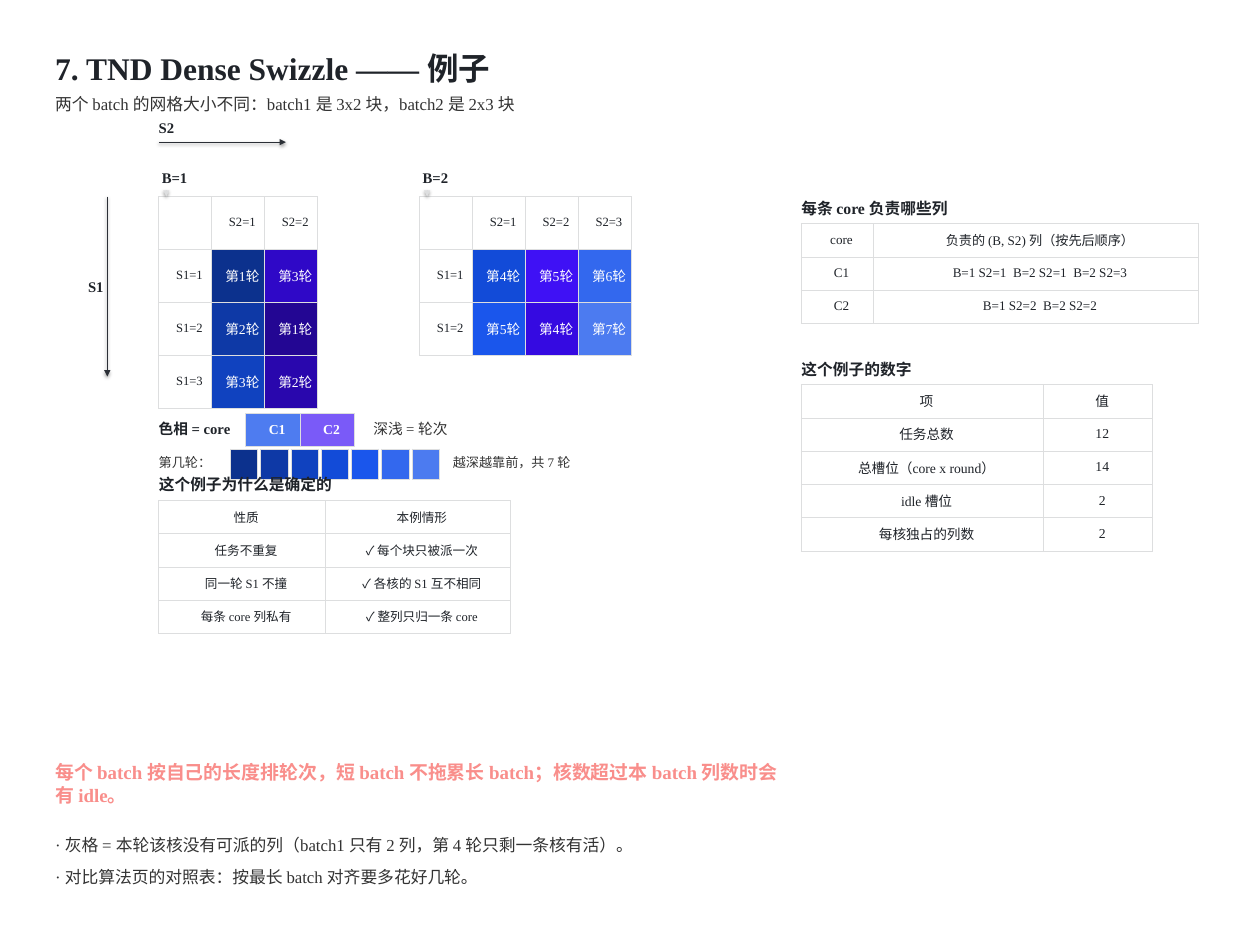
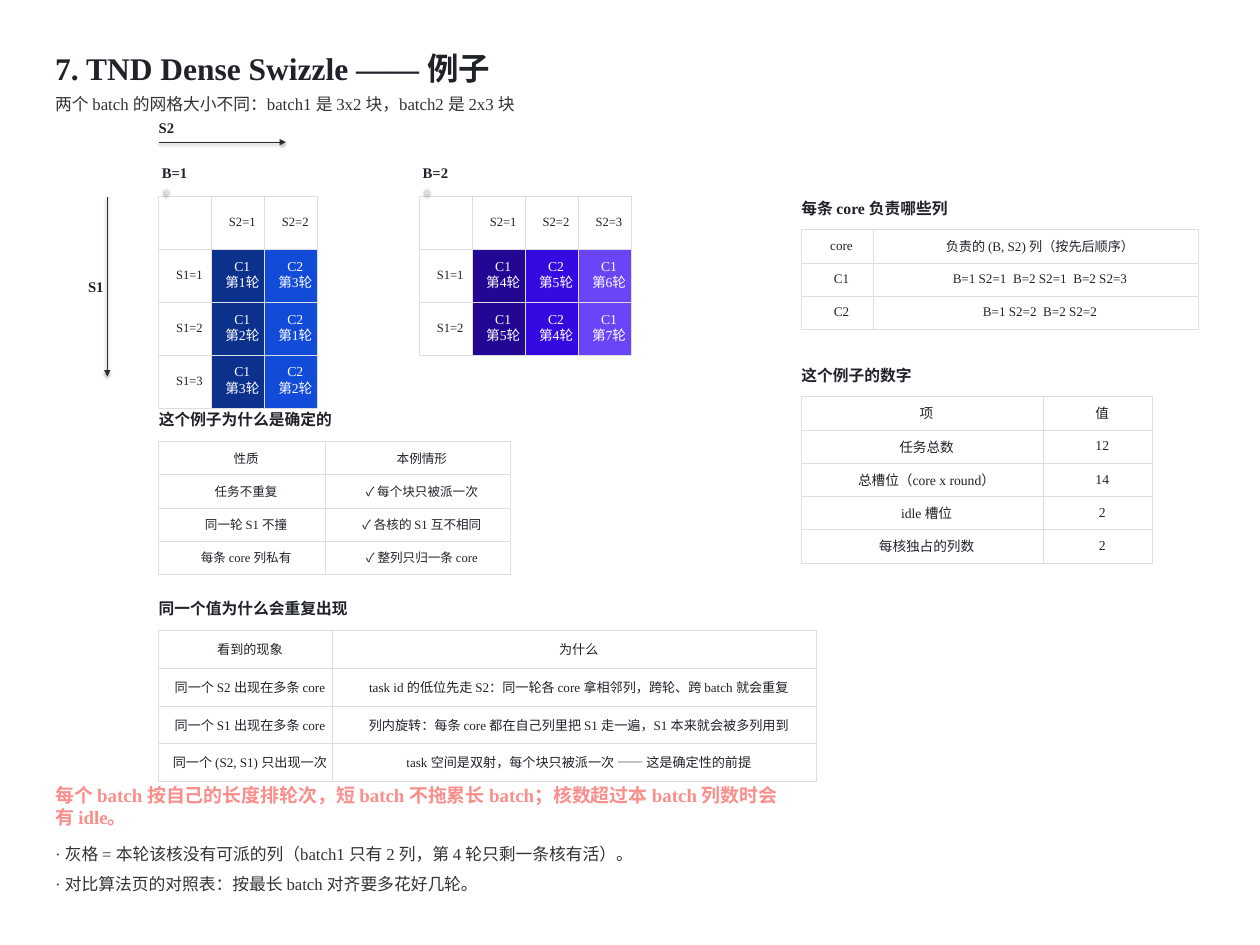
Before and after one commit to guomc9/SeeTen, a slide deck: slide 14 of cases/flash-attention-det-accum/out/v4-index-schedules-rev2.pptx. Drawn at 1260x945 pixels with LibreOffice and Linux fonts; fonts in the diff are those of the drawing. Boxes give left, top, right and bottom in pixels: in the first picture for what was removed or moved away, otherwise in the second. Text is boxed around its words. In the diff, an @@ line names an element or a change of style, - is before the commit and + after.

```diff
--- a/cases/flash-attention-det-accum/out/v4-index-schedules-rev2.pptx
+++ b/cases/flash-attention-det-accum/out/v4-index-schedules-rev2.pptx
@@ text "B=1": place and size @@
-text "B=1" at bbox=[162, 173, 188, 183]
+text "B=1" at bbox=[162, 168, 188, 178]
@@ text "B=2": place and size @@
-text "B=2" at bbox=[423, 173, 449, 183]
+text "B=2" at bbox=[423, 168, 449, 178]
@@ table at bbox=[159, 197, 317, 534] @@
-row 2, column 2: 第1轮
+row 2, column 2: C1 / 第1轮
-row 2, column 3: 第3轮
+row 2, column 3: C2 / 第3轮
-row 3, column 2: 第2轮
+row 3, column 2: C1 / 第2轮
-row 3, column 3: 第1轮
+row 3, column 3: C2 / 第1轮
-row 4, column 2: 第3轮
+row 4, column 2: C1 / 第3轮
-row 4, column 3: 第2轮
+row 4, column 3: C2 / 第2轮
@@ fill #2F08C7 to #124BD8 in row 2, column 3 @@
@@ fill #0E39A6 to #0C318D in row 3, column 2 @@
@@ fill #230693 to #124BD8 in row 3, column 3 @@
@@ fill #1042BF to #0C318D in row 4, column 2 @@
@@ fill #2907AD to #124BD8 in row 4, column 3 @@
@@ table at bbox=[419, 197, 631, 697] @@
-row 2: S1=1 | 第4轮 | 第5轮 | 第6轮
+row 2: S1=1 | C1 / 第4轮 | C2 / 第5轮 | C1 / 第6轮
-row 3: S1=2 | 第5轮 | 第4轮 | 第7轮
+row 3: S1=2 | C1 / 第5轮 | C2 / 第4轮 | C1 / 第7轮
@@ fill #124BD8 to #230693 in row 2, column 2 @@
@@ fill #3F11F5 to #350AE1 in row 2, column 3 @@
@@ fill #3368EE to #6945F7 in row 2, column 4 @@
@@ fill #1A56EC to #230693 in row 3, column 2 @@
@@ fill #4C7BF0 to #6945F7 in row 3, column 4 @@
@@ table: place and size @@
-table at bbox=[801, 224, 1198, 324]
+table at bbox=[801, 230, 1198, 330]
@@ text "这个例子的数字": place and size @@
-text "这个例子的数字" at bbox=[801, 361, 911, 377]
+text "这个例子的数字" at bbox=[801, 367, 911, 383]
@@ text "这个例子为什么是确定的": place and size @@
-text "这个例子为什么是确定的" at bbox=[159, 475, 332, 492]
+text "这个例子为什么是确定的" at bbox=[159, 411, 332, 427]
@@ table removed at bbox=[246, 413, 300, 444], 1 rows, 1 columns @@
-C1
@@ table removed at bbox=[300, 413, 354, 444], 1 rows, 1 columns @@
-C2
@@ 2 texts, 1 table: place and size @@
-2 texts, 1 table at bbox=[65, 385, 1153, 885]
+2 texts, 1 table at bbox=[65, 397, 1153, 892]
@@ table: place and size @@
-table at bbox=[159, 500, 510, 633]
+table at bbox=[159, 441, 510, 574]
@@ text removed at bbox=[159, 421, 231, 435] @@
-色相 = core
@@ table removed at bbox=[231, 449, 258, 475], 1 rows, 1 columns @@
-
@@ table removed at bbox=[261, 449, 288, 475], 1 rows, 1 columns @@
-
@@ table removed at bbox=[291, 449, 318, 475], 1 rows, 1 columns @@
-
@@ table removed at bbox=[321, 449, 348, 475], 1 rows, 1 columns @@
-
@@ table removed at bbox=[351, 449, 379, 475], 1 rows, 1 columns @@
-
@@ text removed at bbox=[373, 421, 447, 435] @@
-深浅 = 轮次
@@ table removed at bbox=[382, 449, 409, 475], 1 rows, 1 columns @@
-
@@ table removed at bbox=[412, 449, 439, 475], 1 rows, 1 columns @@
-
@@ text removed at bbox=[159, 456, 211, 468] @@
-第几轮：
@@ text removed at bbox=[453, 456, 570, 468] @@
-越深越靠前，共 7 轮
@@ text added at bbox=[159, 600, 348, 616], 15 pt, text #1F2329, bold @@
+同一个值为什么会重复出现
@@ table added at bbox=[159, 630, 816, 782], 4 rows, 2 columns @@
+看到的现象 | 为什么
+同一个 S2 出现在多条 core | task id 的低位先走 S2：同一轮各 core 拿相邻列，跨轮、跨 batch 就会重复
+同一个 S1 出现在多条 core | 列内旋转：每条 core 都在自己列里把 S1 走一遍，S1 本来就会被多列用到
+同一个 (S2, S1) 只出现一次 | task 空间是双射，每个块只被派一次 —— 这是确定性的前提
@@ text "每个 batch 按自己的长度排轮次，短 batch 不拖累长 ...": place and size @@
-text "每个 batch 按自己的长度排轮次，短 batch 不拖累长 ..." at bbox=[55, 763, 778, 804]
+text "每个 batch 按自己的长度排轮次，短 batch 不拖累长 ..." at bbox=[55, 786, 778, 826]
```
Also in this commit, not shown: 15 other slides changed, 2 other files.
